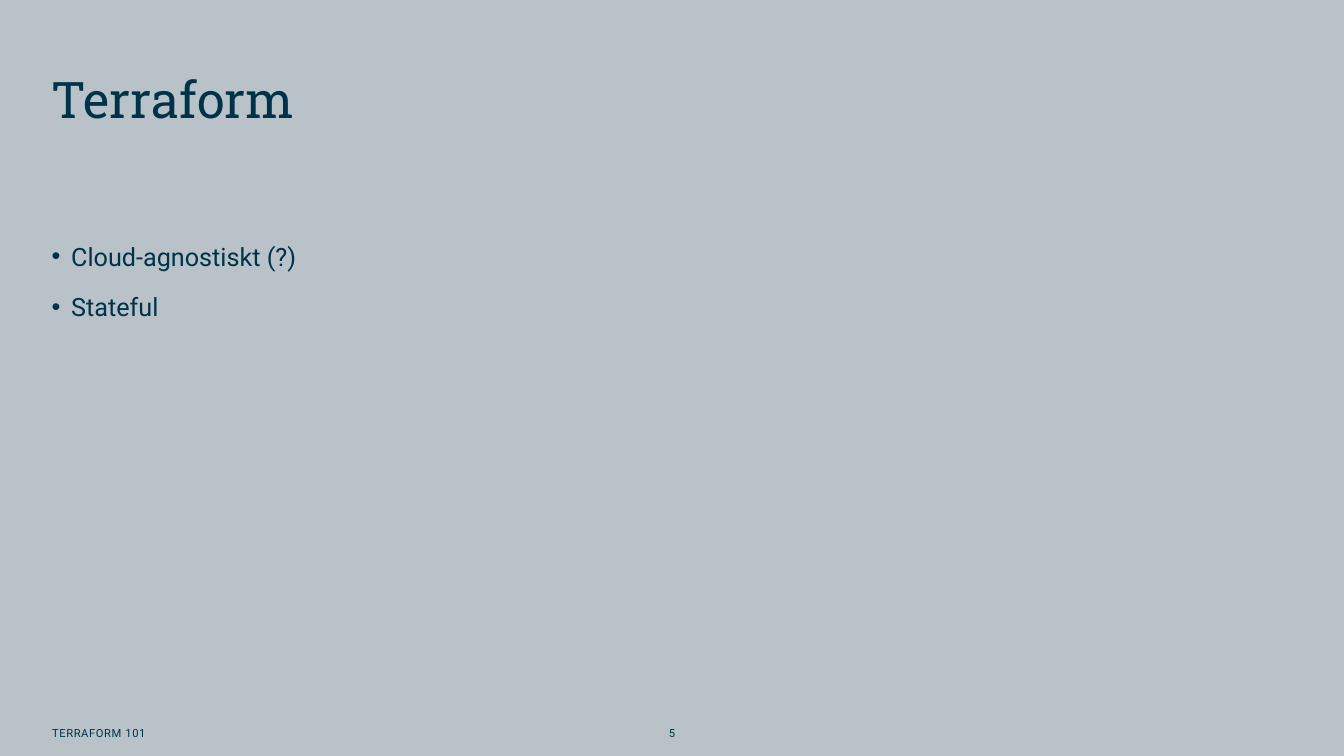
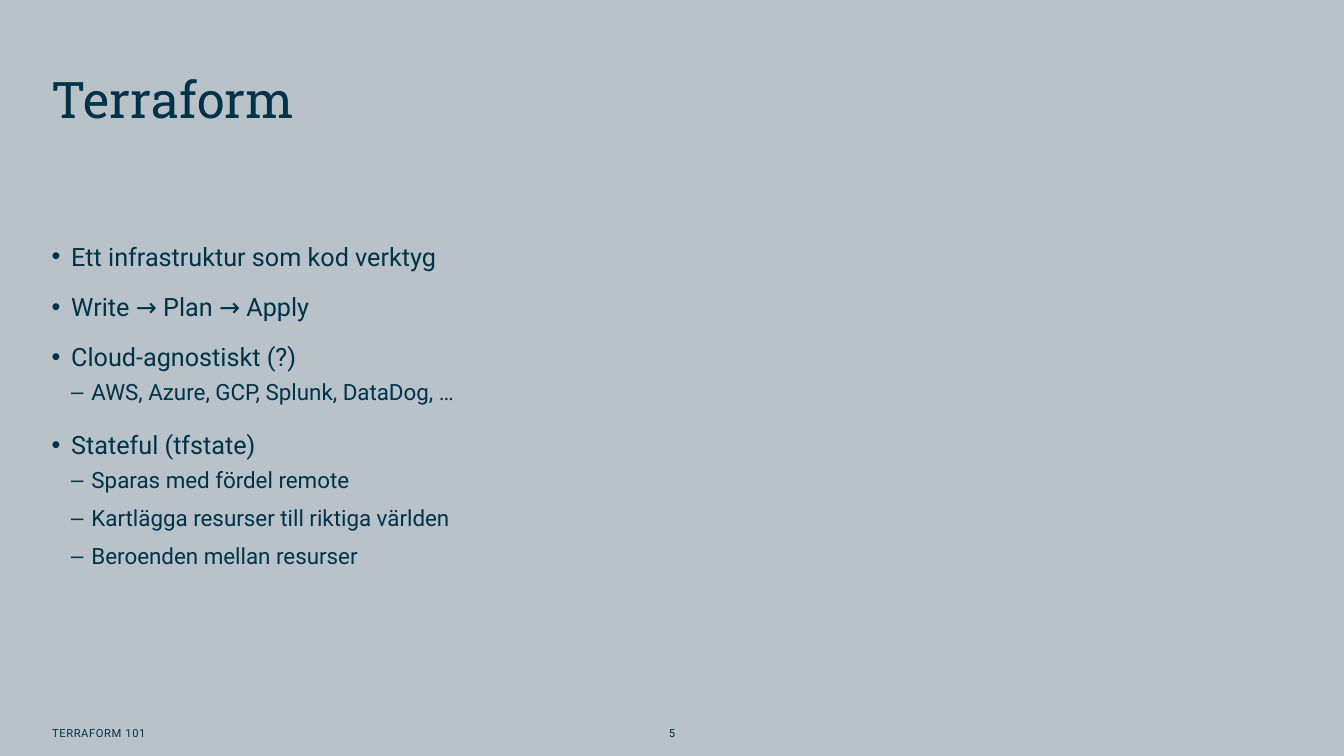
Before and after one commit to Omegapoint/terraform-101, a slide deck: slide 5 of Terraform101.pptx. Drawn at 1344x756 pixels with LibreOffice and Linux fonts; fonts in the diff are those of the drawing; background and template pictures are left out. Boxes give left, top, right and bottom in pixels: in the first picture for what was removed or moved away, otherwise in the second. Text is boxed around its words. In the diff, an @@ line names an element or a change of style, - is before the commit and + after.

```diff
--- a/Terraform101.pptx
+++ b/Terraform101.pptx
@@ text at bbox=[71, 247, 436, 322]: paragraphs added @@
+• Ett infrastruktur som kod verktyg
+• Write → Plan → Apply
@@ text at bbox=[71, 383, 450, 564]: text changed; size 18 to 16 pt @@
-• Stateful
+  ‒ AWS, Azure, GCP, Splunk, DataDog, …
+• Stateful (tfstate)
+  ‒ Sparas med fördel remote
+  ‒ Kartlägga resurser till riktiga världen
+  ‒ Beroenden mellan resurser
```
Also in this commit, not shown: 3 other slides changed, 1 other file.
